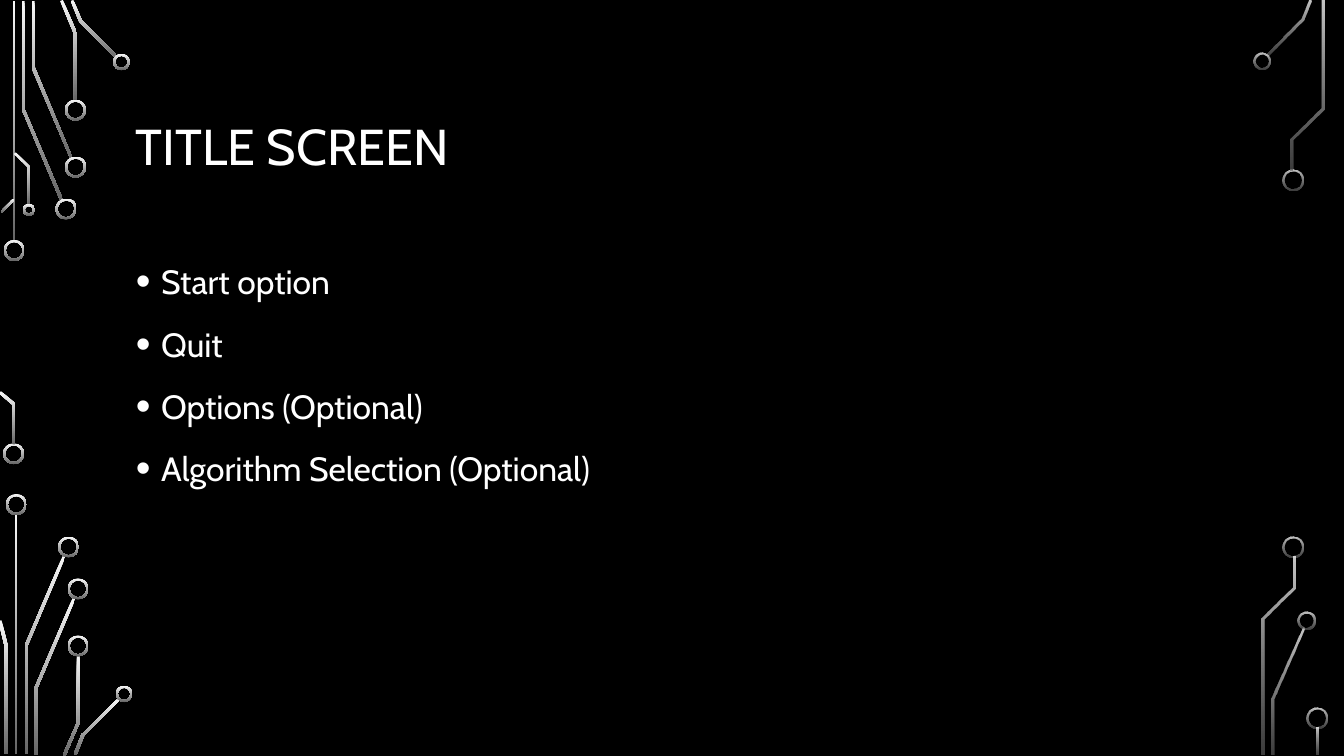
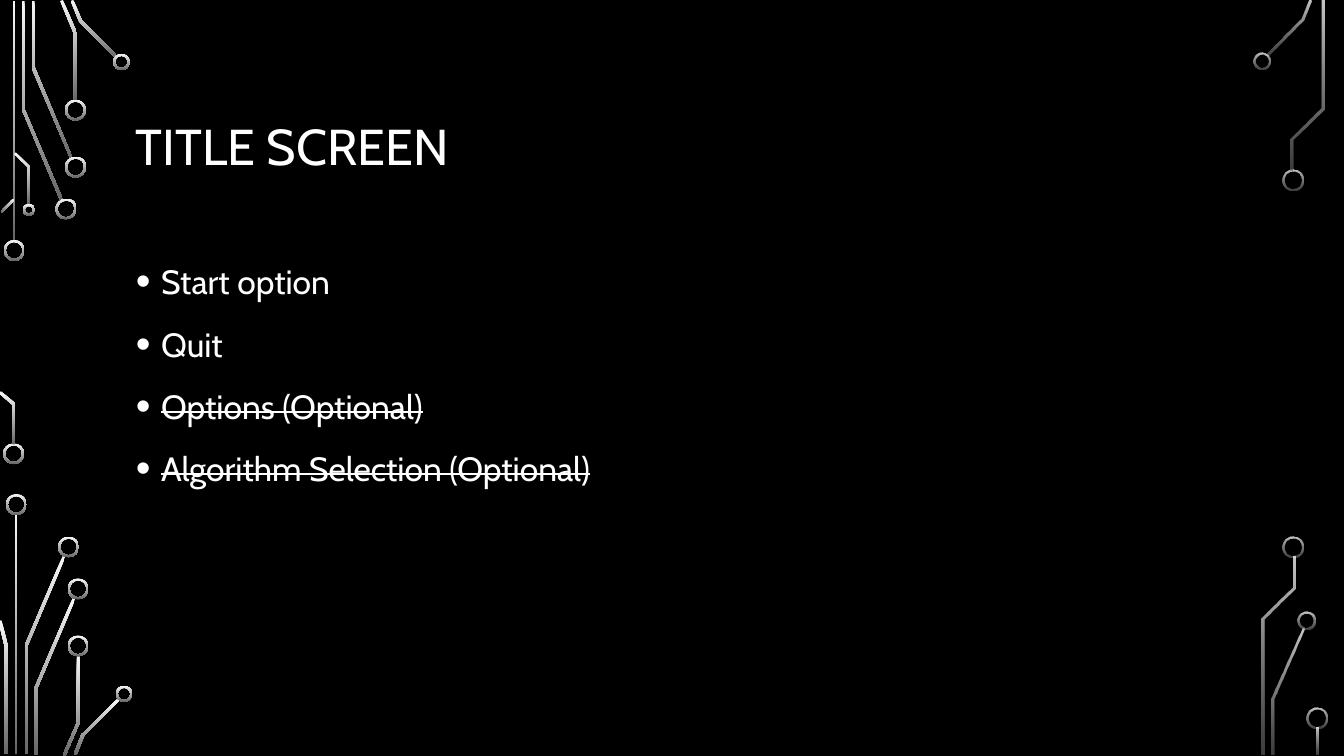
Before and after one commit to LewisGraydon/AIForGamesEngines, a slide deck: slide 2 of AIGameDesignDocument.pptx. Drawn at 1344x756 pixels with LibreOffice and Linux fonts; fonts in the diff are those of the drawing; background and template pictures are left out. Boxes give left, top, right and bottom in pixels: in the first picture for what was removed or moved away, otherwise in the second. Text is boxed around its words. In the diff, an @@ line names an element or a change of style, - is before the commit and + after.

Commit message:
updated design document

```diff
--- a/AIGameDesignDocument.pptx
+++ b/AIGameDesignDocument.pptx
@@ text at [161, 393, 589, 489]: strikethrough on in "Options (Optional)", "Algorithm Selection (Optional)" @@
```
Also in this commit, not shown: 2 other slides changed, 2 slides added.
